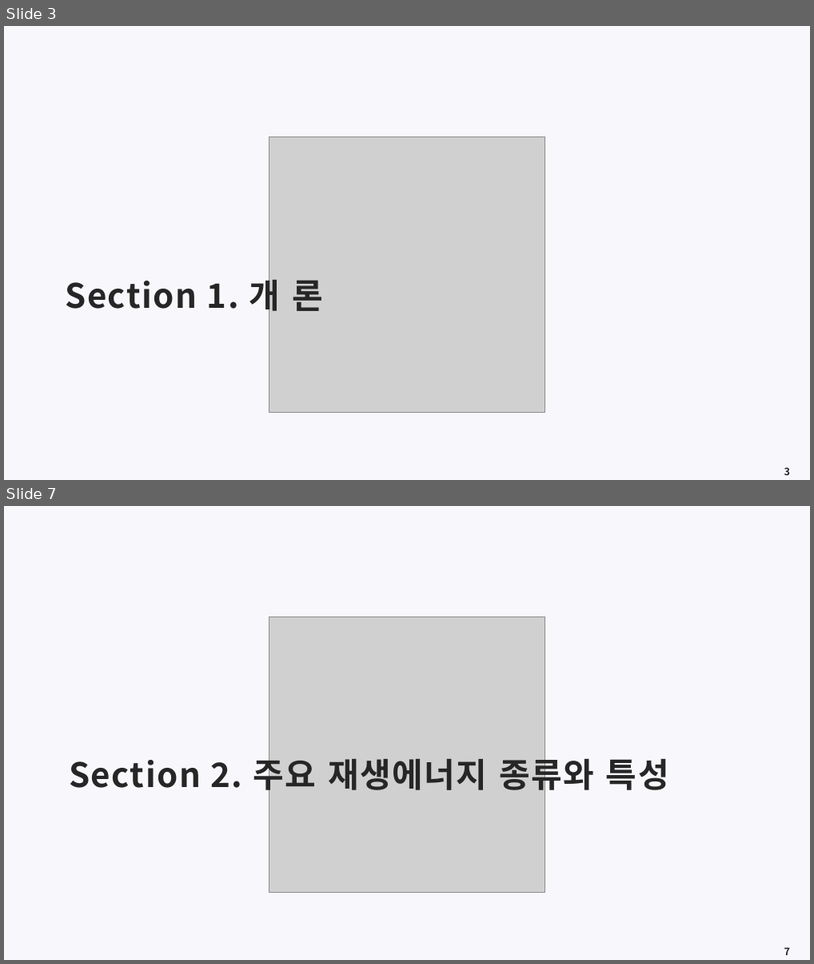
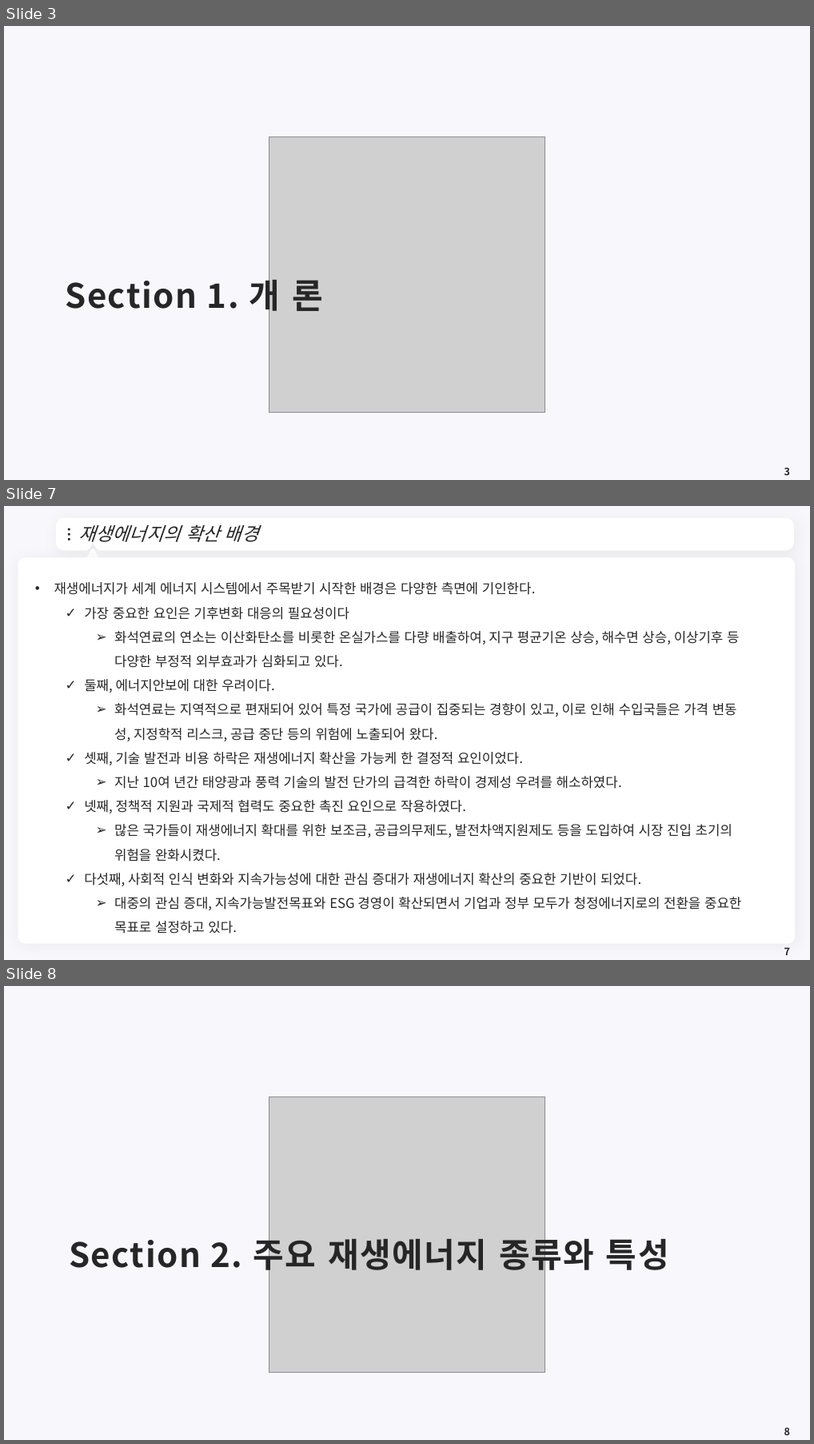
Before and after one commit to meandthey/Teaching, a slide deck: 에너지경제학/자원에너지경제학_Chapter_6 (재생에너지).pptx. Shown one above the other, each under a label of ours: slides 3 and 7 before the commit, slides 3, 7 and 8 after it; the slides between them are not shown. The pictures are 814x964 and 814x1444 pixels, drawn with LibreOffice and Linux fonts; fonts in the diff are those of the drawing; grey boxes stand for pictures; background and template pictures are left out. Boxes give left, top, right and bottom in pixels: in the first picture for what was removed or moved away, otherwise in the second. Text is boxed around its words. In the diff, an @@ line names an element or a change of style, - is before the commit and + after.

```diff
--- a/에너지경제학/자원에너지경제학_Chapter_6 (재생에너지).pptx
+++ b/에너지경제학/자원에너지경제학_Chapter_6 (재생에너지).pptx
@@ slide 7 added at (x1=4, y1=506, x2=810, y2=960), background #F8F7FC @@
@@ freeform shape added at (x1=59, y1=521, x2=792, y2=548), fill #FFFFFF, outline #FFFFFF 7.25 pt @@
@@ ellipse added at (x1=68, y1=528, x2=70, y2=531), fill #262626 @@
@@ title added at (x1=78, y1=524, x2=258, y2=542), 22 pt, text #262626, italic @@
+재생에너지의 확산 배경
@@ ellipse added at (x1=68, y1=533, x2=70, y2=536), fill #262626 @@
@@ ellipse added at (x1=68, y1=538, x2=70, y2=540), fill #262626 @@
@@ triangle added at (x1=86, y1=550, x2=99, y2=562), fill #FFFFFF, outline #FFFFFF 3.75 pt @@
@@ freeform shape added at (x1=775, y1=530, x2=782, y2=540), fill #FFFFFF @@
@@ rounded rectangle added at (x1=18, y1=557, x2=796, y2=944), fill #FFFFFF @@
@@ text added at (x1=54, y1=582, x2=742, y2=933), 16 pt, text #262626 @@
+• 재생에너지가 세계 에너지 시스템에서 주목받기 시작한 배경은 다양한 측면에 기인한다.
+  ✓ 가장 중요한 요인은 기후변화 대응의 필요성이다
+    ➢ 화석연료의 연소는 이산화탄소를 비롯한 온실가스를 다량 배출하여, 지구 평균기온 상승, 해수면 상승, 이상기후 등 다양한 부정적 외부효과가 심화되고 있다.
+  ✓ 둘째, 에너지안보에 대한 우려이다.
+    ➢ 화석연료는 지역적으로 편재되어 있어 특정 국가에 공급이 집중되는 경향이 있고, 이로 인해 수입국들은 가격 변동성, 지정학적 리스크, 공급 중단 등의 위험에 노출되어 왔다.
+  ✓ 셋째, 기술 발전과 비용 하락은 재생에너지 확산을 가능케 한 결정적 요인이었다.
+    ➢ 지난 10여 년간 태양광과 풍력 기술의 발전 단가의 급격한 하락이 경제성 우려를 해소하였다.
+  ✓ 넷째, 정책적 지원과 국제적 협력도 중요한 촉진 요인으로 작용하였다.
+    ➢ 많은 국가들이 재생에너지 확대를 위한 보조금, 공급의무제도, 발전차액지원제도 등을 도입하여 시장 진입 초기의 위험을 완화시켰다.
+  ✓ 다섯째, 사회적 인식 변화와 지속가능성에 대한 관심 증대가 재생에너지 확산의 중요한 기반이 되었다.
+    ➢ 대중의 관심 증대, 지속가능발전목표와 ESG 경영이 확산되면서 기업과 정부 모두가 청정에너지로의 전환을 중요한 목표로 설정하고 있다.
@@ page number added at (x1=785, y1=947, x2=790, y2=955), 12 pt, text #262626, bold @@
+7
@@ what was slide 7 is now slide 8 @@
@@ page number at (x1=785, y1=1427, x2=790, y2=1435): text changed @@
-7
+8
```
Also in this commit, not shown: 3 slides changed, 22 other slides added.
